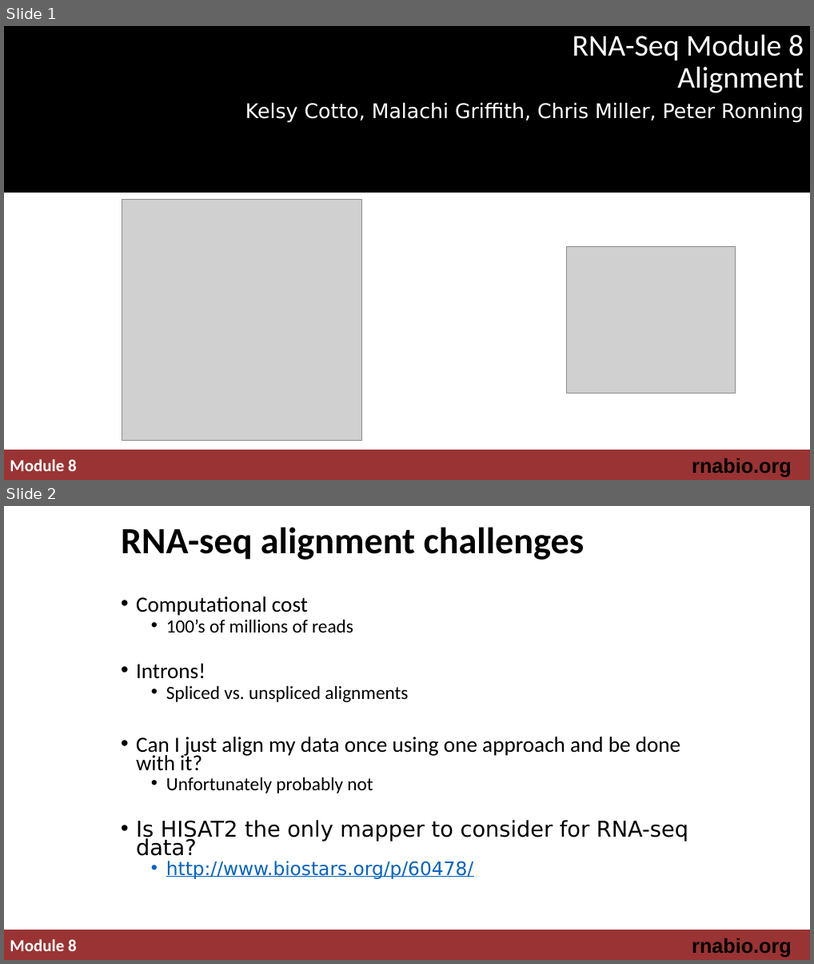
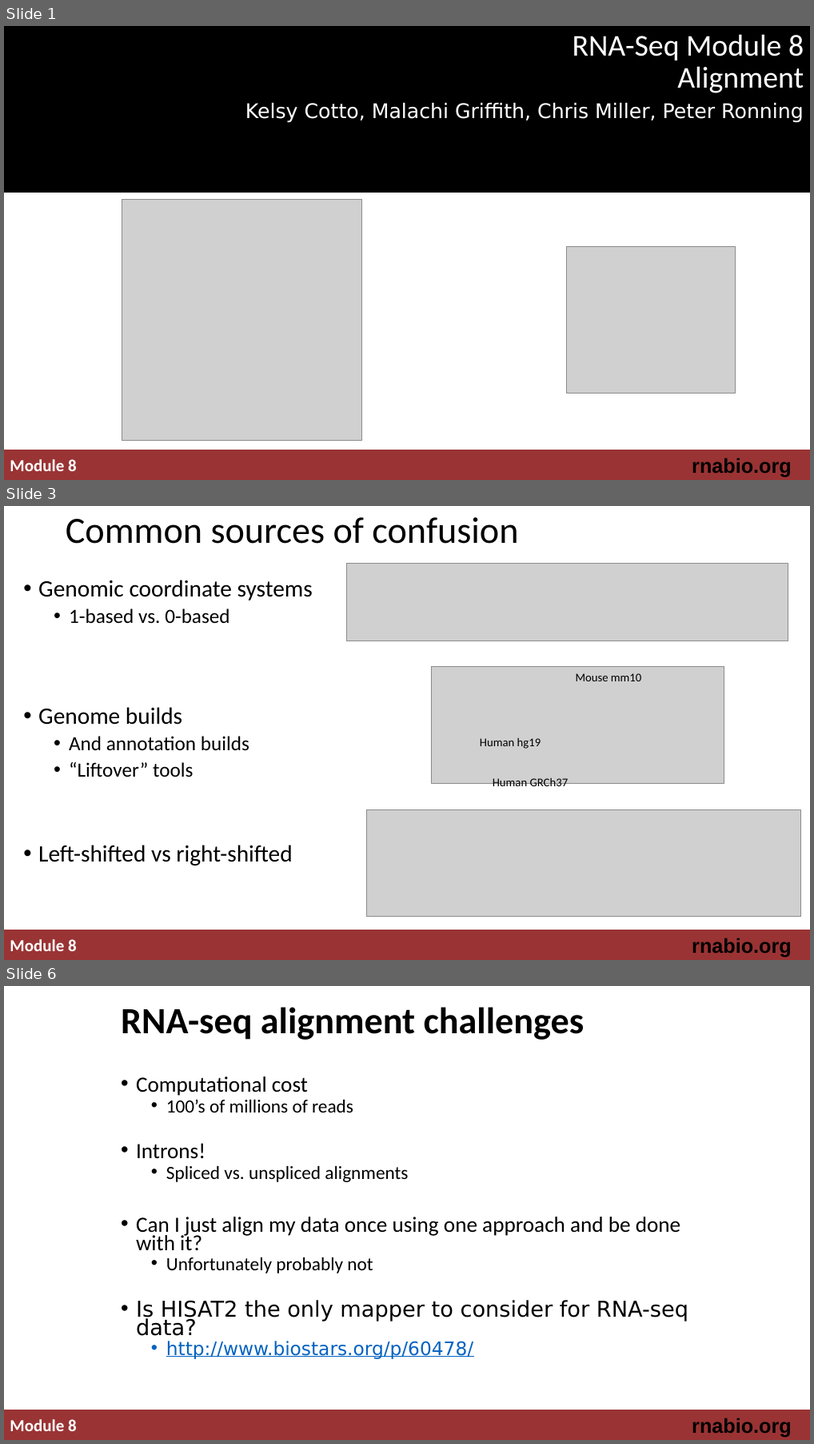
Before and after one commit to griffithlab/rnabio.org, a slide deck: assets/lectures/cbw-cshl/2019/mini/RNASeq_MiniLecture_08_01_Alignment.pptx. Shown one above the other, each under a label of ours: slides 1 and 2 before the commit, slides 1, 3 and 6 after it; the slides between them are not shown. The pictures are 814x964 and 814x1444 pixels, drawn with LibreOffice and Linux fonts; fonts in the diff are those of the drawing; grey boxes stand for pictures. Boxes give left, top, right and bottom in pixels: in the first picture for what was removed or moved away, otherwise in the second. Text is boxed around its words. In the diff, an @@ line names an element or a change of style, - is before the commit and + after.

```diff
--- a/assets/lectures/cbw-cshl/2019/mini/RNASeq_MiniLecture_08_01_Alignment.pptx
+++ b/assets/lectures/cbw-cshl/2019/mini/RNASeq_MiniLecture_08_01_Alignment.pptx
@@ slide 3 added at bbox=[4, 506, 810, 960], background #FFFFFF; not listed: 3 template elements that a slide beside it also shows @@
@@ title added at bbox=[66, 517, 518, 544], 44 pt, text #000000 @@
+Common sources of confusion
@@ picture added at bbox=[347, 563, 790, 641] @@
@@ text added at bbox=[38, 580, 313, 865], 28 pt, text #000000 @@
+• Genomic coordinate systems
+  • 1-based vs. 0-based
+• Genome builds
+  • And annotation builds
+  • “Liftover” tools
+• Left-shifted vs right-shifted
@@ picture added at bbox=[431, 666, 725, 783] @@
@@ text added at bbox=[576, 673, 642, 681], 14 pt, text #000000 @@
+Mouse mm10
@@ text added at bbox=[480, 738, 542, 748], 14 pt, text #000000 @@
+Human hg19
@@ text added at bbox=[493, 778, 569, 789], 14 pt, text #000000 @@
+Human GRCh37
@@ picture added at bbox=[367, 810, 802, 916] @@
@@ what was slide 2 is now slide 6 @@
```
Also in this commit, not shown: 3 other slides added, 2 other files.
